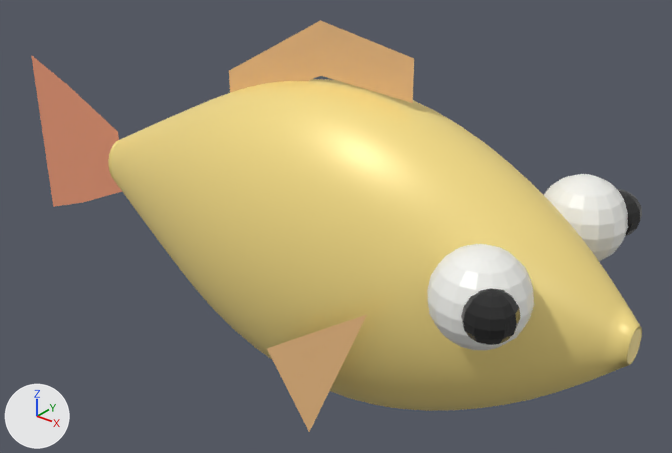
The glTF model public/models/fish/platy.glb as it was, and as the next commit left it.
Both versions are drawn from a camera (50 mm lens) standing at (0.352, -0.377, 0.231) and looking at (0.035, 0.019, -0.014). Every picture has the same lights, and +X, +Y and +Z are marked at lower left. The first picture is the older version. Where no turn or scale is listed for an object, it has been applied to the vertices. Vertices at exactly the same position are counted once.

The first picture shows 'platy_body', 'platy_dorsal', 'platy_eye_R', 'platy_eyew_L', 'platy_eyew_R', 'platy_pec_R', 'platy_tail' and 1 more.
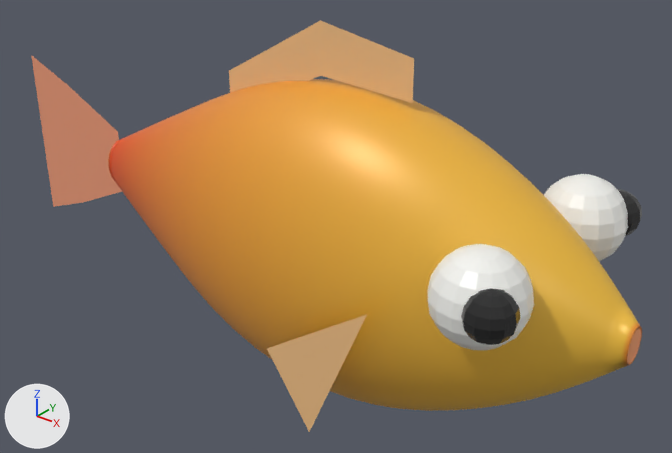
What differs and where, as boxes (x1, y1, x2, y2) in the pictures (672 x 453 px):
'platy_body', surface changed (yellow to orange): (108, 79, 642, 411) in both

The edits, one by one:
Picture 'platy_body_tex' (img_platy_body_tex) is new.
In material 'platy_body_mat' (mat_platy_body_mat), base_color is no longer (0.95, 0.75, 0.25), yellow #f9e189.
In material 'platy_body_mat' (mat_platy_body_mat), texture is now set to img_platy_body_tex.
me_platy_body has 3266 vertices, 6528 faces and spans x -0.18..0.19, y -0.063..0.063, z -0.093..0.093.
me_platy_body is used by ob_platy_body; location (0.04, 0.0, -0.01).
me_platy_body part 1: texture (UV) coordinates changed.
